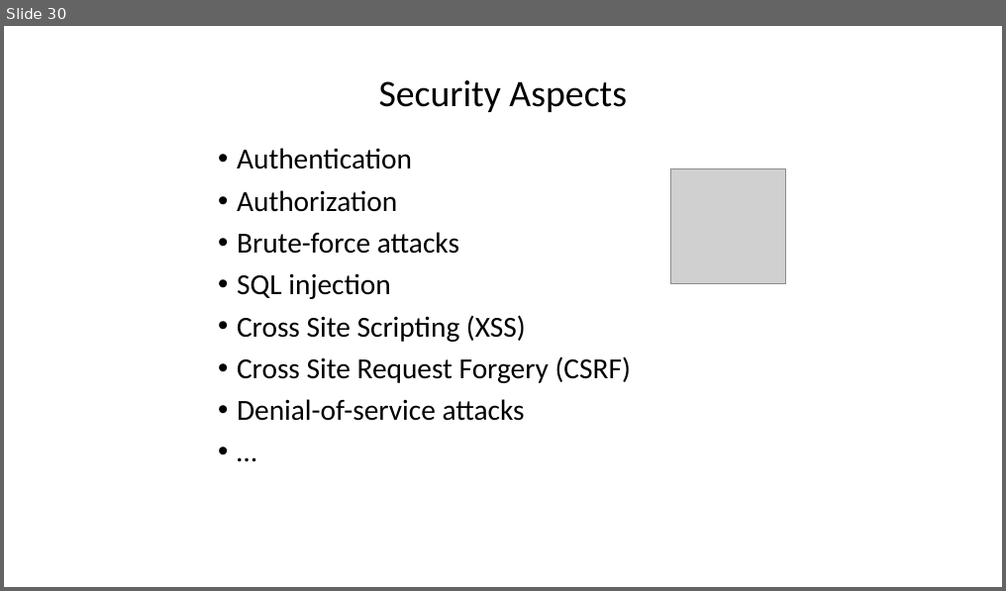
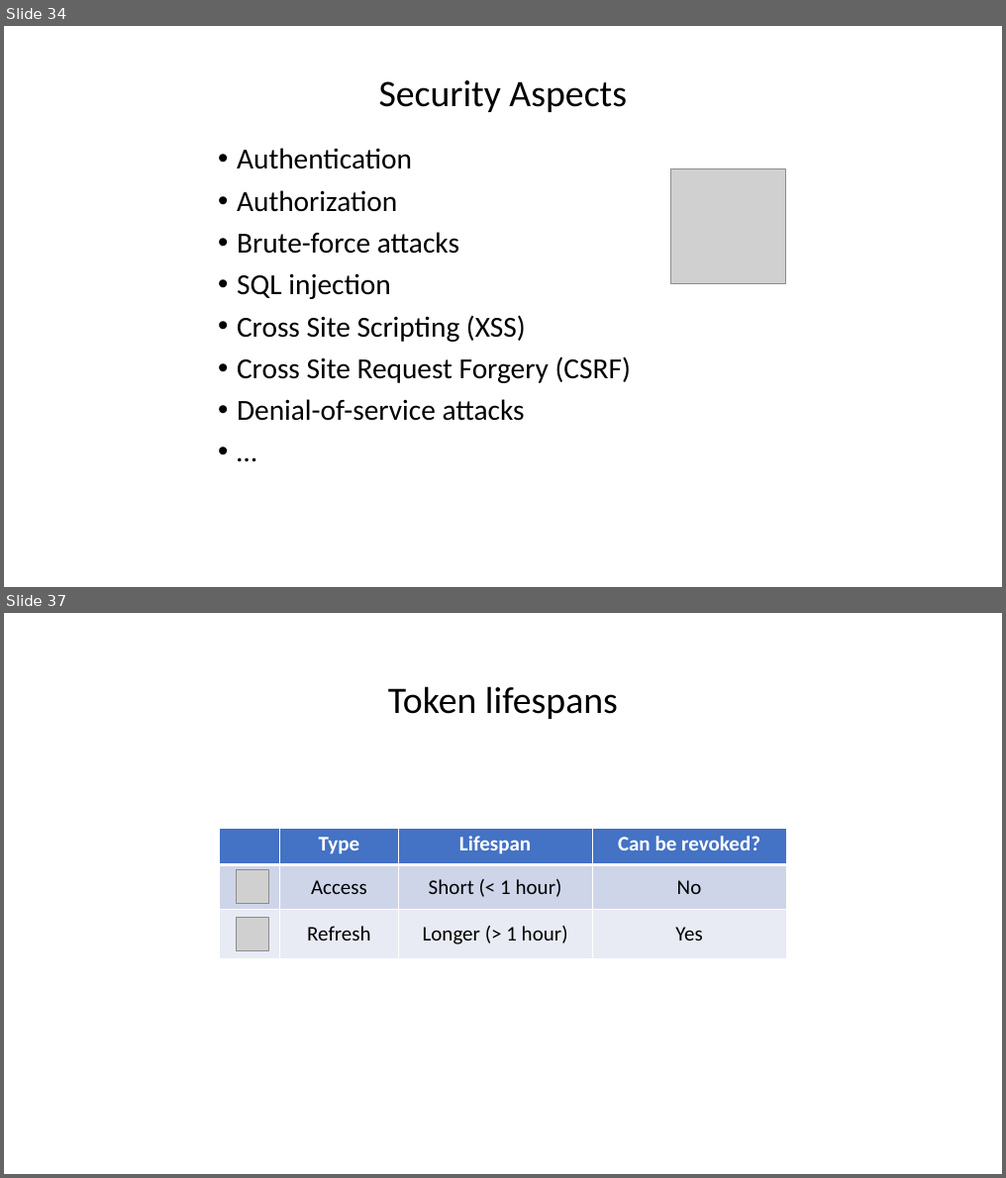
Before and after one commit to DHI/DomainServicesCourse, a slide deck: Presentations/DS-course-2-backend-basics.pptx. Shown one above the other, each under a label of ours: slide 30 before the commit, slides 34 and 37 after it; the slides between them are not shown. The pictures are 1006x591 and 1006x1178 pixels, drawn with LibreOffice and Linux fonts; fonts in the diff are those of the drawing; grey boxes stand for pictures. Boxes give left, top, right and bottom in pixels: in the first picture for what was removed or moved away, otherwise in the second. Text is boxed around its words. In the diff, an @@ line names an element or a change of style, - is before the commit and + after.

```diff
--- a/Presentations/DS-course-2-backend-basics.pptx
+++ b/Presentations/DS-course-2-backend-basics.pptx
@@ slide 37 added at (x1=4, y1=613, x2=1002, y2=1174), background #FFFFFF @@
@@ text added at (x1=388, y1=686, x2=618, y2=719), 36 pt, text #000000 @@
+Token lifespans
@@ table added at (x1=220, y1=828, x2=785, y2=959), 3 rows, 4 columns @@
+ | Type | Lifespan | Can be revoked?
+ | Access | Short (< 1 hour) | No
+ | Refresh | Longer (> 1 hour) | Yes
@@ picture added at (x1=236, y1=869, x2=268, y2=903) @@
@@ picture added at (x1=236, y1=918, x2=268, y2=952) @@
@@ what was slide 30 is now slide 34 @@
```
Also in this commit, not shown: 26 slides changed, 12 other slides added, 4 slides removed, 1 other file.
